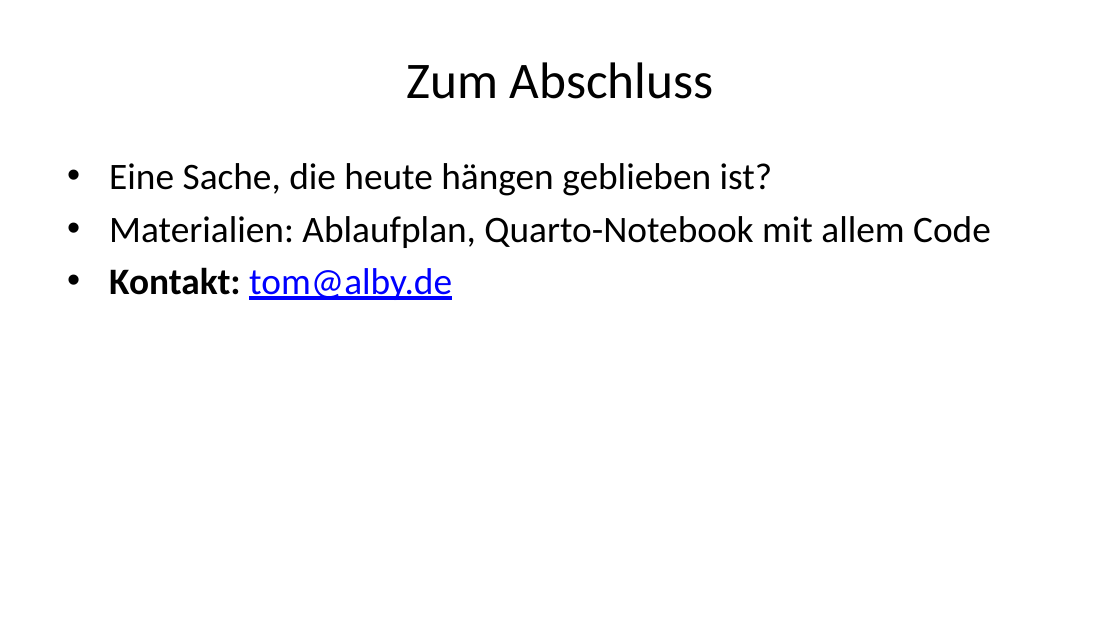
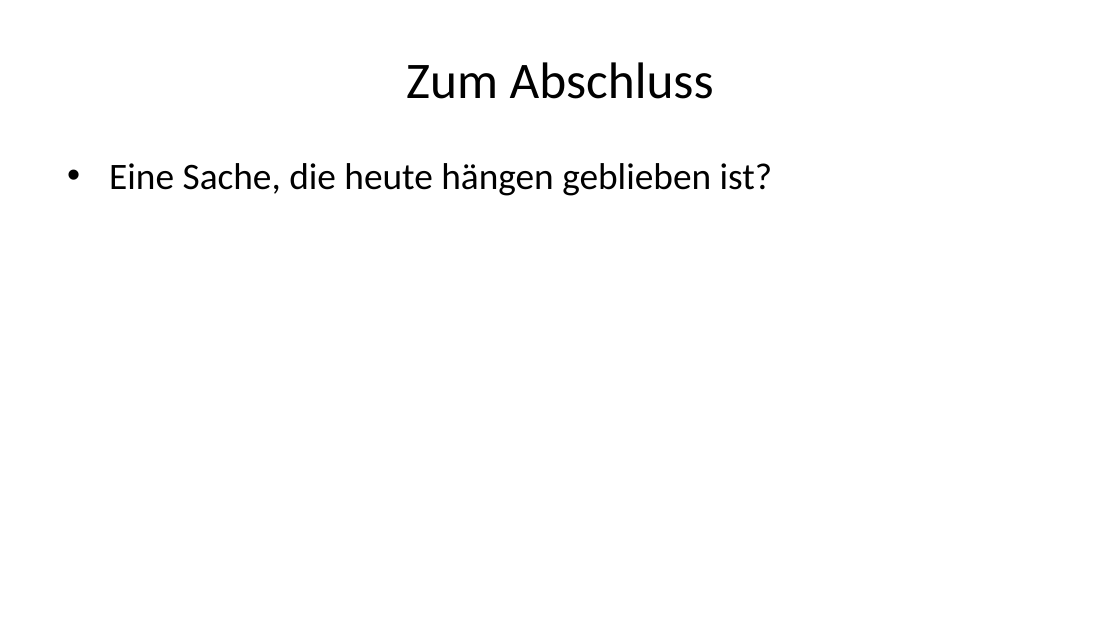
Before and after one commit to daswesen/2026-hu-berlin-data-mining, a slide deck: slide 76 of Konsultation_IBI_Deck.pptx (slide 73 before the commit). Drawn at 1120x630 pixels with LibreOffice and Linux fonts; fonts in the diff are those of the drawing. Boxes give left, top, right and bottom in pixels: in the first picture for what was removed or moved away, otherwise in the second. Text is boxed around its words. In the diff, an @@ line names an element or a change of style, - is before the commit and + after.

```diff
--- a/Konsultation_IBI_Deck.pptx
+++ b/Konsultation_IBI_Deck.pptx
@@ text at <box>109,216,991,300</box>: paragraphs removed @@
-• Materialien: Ablaufplan, Quarto-Notebook mit allem Code
-• Kontakt: tom@alby.de
```
Also in this commit, not shown: 15 other slides changed, 8 slides added, 5 slides removed, 53 other files.
